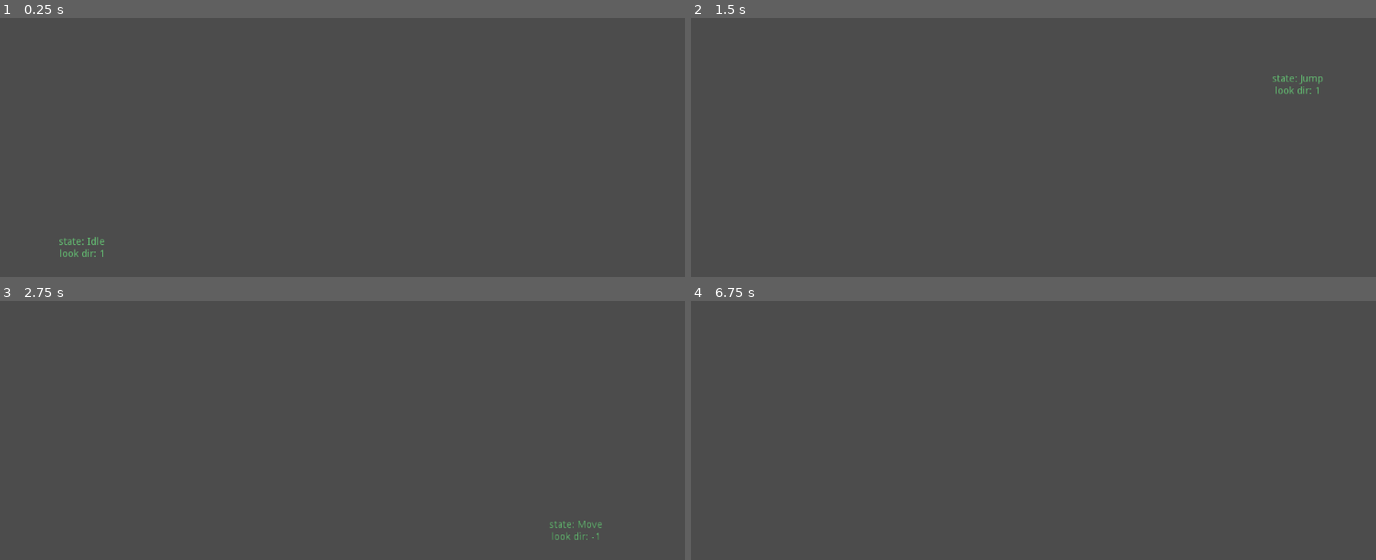
Above: before the commit, frames 1-4 (two rows, left to right).
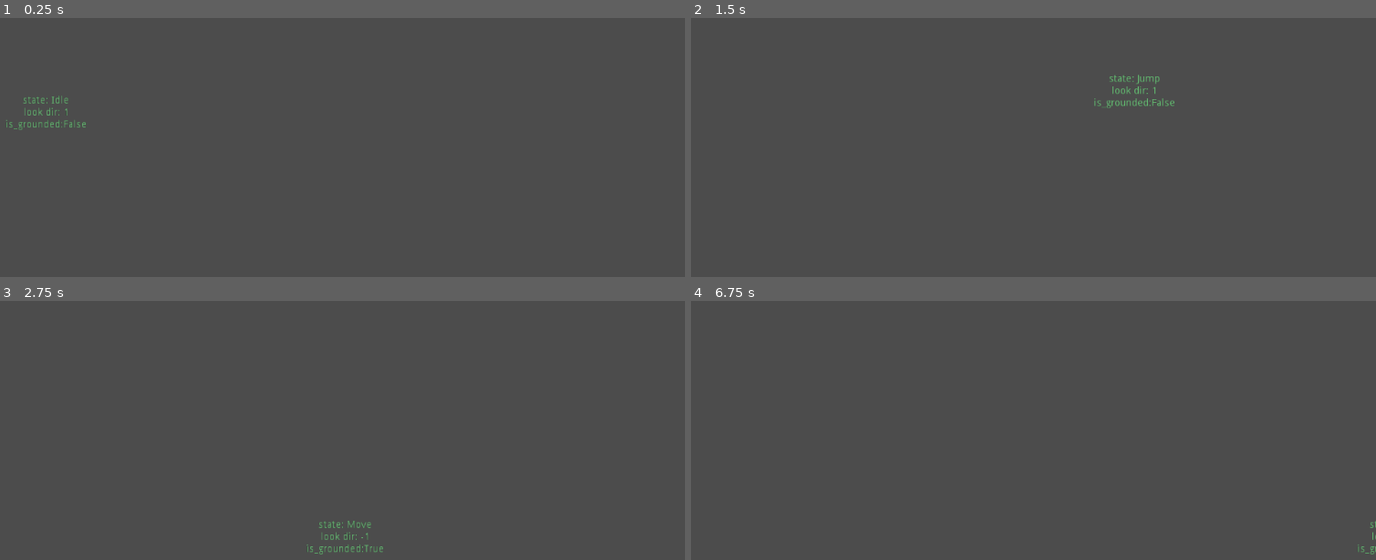
Above: after the commit, the same moments.

Repository: vicious987/slimeboy
Game: Godot game, scene res://Gameworld.tscn
Same seed, same stepped clock (60 frames per second), same inputs: the game is played once before the commit and once after it.
Inputs:
- Up to frame 1 (0.25 s): no input
- Up to frame 2 (1.5 s): hold W (jump) 0.53-1.28 s; hold D (move_right) from 0.53 s (still down); tap W (jump) at 1.35 s
- Up to frame 3 (2.75 s): tap W (jump) at 1.52, 1.82 s; release D (move_right) at 2.03 s; hold A (move_left) from 2.03 s (still down); hold W (jump) from 2.03 s (still down)
- Up to frame 4 (6.75 s): release A (move_left) at 2.78 s; release W (jump) at 2.78 s; hold D (move_right) 2.78-4.28 s; tap W (jump) at 2.85, 3.02, 3.32, 4.35, 4.52, 4.82, 5.85, 6.02, 6.32 s; hold W (jump) 3.53-4.28 s; tap Enter at 4.25, 5.75 s; hold A (move_left) 4.28-5.03 s; tap Space at 5, 6.5 s; hold D (move_right) 5.03-5.78 s; hold W (jump) 5.03-5.78 s; hold A (move_left) from 5.78 s (still down); hold W (jump) from 6.53 s (still down)

The runs differ from the first frame. In frame 1, 0.4% of the frame differs, in the area x 0-16%, y 29-93%; in frame 2, 0.5%, in the area x 58-93%, y 21-35%; in frame 3, 0.4%; in frame 4, less than 0.1%.

Commit message:
add issues/TODO.gd and surface detector for walls and ground

Diff:
--- a/Gameworld.tscn
+++ b/Gameworld.tscn
@@ -8,4 +8,4 @@
 [node name="Map" parent="." instance=ExtResource( 1 )]
 
 [node name="Player" parent="." instance=ExtResource( 2 )]
-position = Vector2( 176, 568 )
+position = Vector2( 125.565, 257.831 )
--- a/KinematicBody2D.gd
+++ b/KinematicBody2D.gd
@@ -1,13 +1,8 @@
 extends KinematicBody2D
 
-
-# Declare member variables here. Examples:
-# var a: int = 2
-# var b: String = "text"
 var mv_sp = 500
 var motion = Vector2()
 
-# Called when the node enters the scene tree for the first time.
 func _ready() -> void:
 	#motion.x = mv_sp
 	pass # Replace with function body.
@@ -17,8 +12,3 @@
 	motion.x = lerp(motion.x, mv_sp, 0.03)
 	move_and_slide(motion, Vector2.UP)
 	print(motion)
-	5.0
-
-# Called every frame. 'delta' is the elapsed time since the previous frame.
-#func _process(delta: float) -> void:
-#	pass
--- /dev/null
+++ b/Node.gd
@@ -0,0 +1,29 @@
+extends Node2D
+
+var rc_ground_left:RayCast2D
+var rc_ground_right:RayCast2D
+var rc_wall_l_upper:RayCast2D
+var rc_wall_l_lower:RayCast2D
+var rc_wall_r_upper:RayCast2D
+var rc_wall_r_lower :RayCast2D
+
+func _ready() -> void:
+	rc_ground_left = $RayCastGroundLeft
+	rc_ground_right = $RayCastGroundRight
+	rc_wall_l_upper = $RayCastLWallUpper
+	rc_wall_l_lower = $RayCastLWallLower
+	rc_wall_r_upper = $RayCastRWallUpper
+	rc_wall_r_lower = $RayCastRWallLower
+
+func is_grounded() -> bool:
+	#return rc_ground_left.is_colliding() or rc_ground_right.is_colliding()
+	return $RayCastGroundRight.is_colliding()
+
+func is_next_to_wall() -> bool:
+	return is_next_to_left_wall() or is_next_to_right_wall()
+
+func is_next_to_left_wall() -> bool:
+	return rc_wall_l_upper.is_colliding() or rc_wall_l_lower.is_colliding()
+
+func is_next_to_right_wall() -> bool:
+	return rc_wall_r_upper.is_colliding() or rc_wall_r_lower.is_colliding()
--- a/Player.gd
+++ b/Player.gd
@@ -12,4 +12,5 @@
 	DEBUG_LABEL.text =  "state: " + str(STATE_MACHINE.current_state.name) + "\n"
 	DEBUG_LABEL.text += "look dir: " + str(look_direction) + "\n"
 	#DEBUG_LABEL.text += "motion: " + str(player_motion) + "\n"
+	DEBUG_LABEL.text += "is_grounded:" + str($KinematicBody2D2/SurfaceDetector.is_grounded())
 	pass
--- a/Player.tscn
+++ b/Player.tscn
@@ -1,10 +1,11 @@
-[gd_scene load_steps=7 format=2]
+[gd_scene load_steps=8 format=2]
 
 [ext_resource path="res://states/StateMachine.gd" type="Script" id=1]
 [ext_resource path="res://Player.gd" type="Script" id=2]
 [ext_resource path="res://states/IdleState.gd" type="Script" id=3]
 [ext_resource path="res://states/MoveState.gd" type="Script" id=4]
 [ext_resource path="res://states/Jump.gd" type="Script" id=5]
+[ext_resource path="res://Node.gd" type="Script" id=6]
 
 [sub_resource type="RectangleShape2D" id=1]
 extents = Vector2( 25, 25 )
@@ -42,3 +43,36 @@
 
 [node name="Jump" type="Node" parent="KinematicBody2D2/States"]
 script = ExtResource( 5 )
+
+[node name="SurfaceDetector" type="Node2D" parent="KinematicBody2D2"]
+script = ExtResource( 6 )
+
+[node name="RayCastGroundLeft" type="RayCast2D" parent="KinematicBody2D2/SurfaceDetector"]
+position = Vector2( 16, 26 )
+enabled = true
+cast_to = Vector2( 0, 2 )
+
+[node name="RayCastGroundRight" type="RayCast2D" parent="KinematicBody2D2/SurfaceDetector"]
+position = Vector2( -16, 26 )
+enabled = true
+cast_to = Vector2( 0, 2 )
+
+[node name="RayCastLWallUpper" type="RayCast2D" parent="KinematicBody2D2/SurfaceDetector"]
+position = Vector2( -26, 16 )
+enabled = true
+cast_to = Vector2( -2, 0 )
+
+[node name="RayCastLWallLower" type="RayCast2D" parent="KinematicBody2D2/SurfaceDetector"]
+position = Vector2( -26, -16 )
+enabled = true
+cast_to = Vector2( -2, 0 )
+
+[node name="RayCastRWallLower" type="RayCast2D" parent="KinematicBody2D2/SurfaceDetector"]
+position = Vector2( 26, 16 )
+enabled = true
+cast_to = Vector2( 2, 0 )
+
+[node name="RayCastRWallUpper" type="RayCast2D" parent="KinematicBody2D2/SurfaceDetector"]
+position = Vector2( 26, -16 )
+enabled = true
+cast_to = Vector2( 2, 0 )
--- /dev/null
+++ b/issues.gd
@@ -0,0 +1,7 @@
+"""
+list of issues to fix
+
+1 : when slime lands from jumping state and goes into move state, the movement
+is reseted to 0, making it look like it stutters :(
+
+"""
--- a/states/IdleState.gd
+++ b/states/IdleState.gd
@@ -9,10 +9,10 @@
 
 	apply_gravity()
 	host.move_and_slide(motion)
-	print(motion)
+	#print(motion)
 
 func enter(host):
-	motion = Vector2.ZERO
+	pass
 
 func exit(host):
 	pass
--- a/states/Jump.gd
+++ b/states/Jump.gd
@@ -2,7 +2,7 @@
 
 export var jump_force:int = 1800
 var final_jump_force = jump_force + max_gravity_speed
-export var horizontal_maneuverability:int = 800
+export var horizontal_maneuverability:int = 600
 
 func enter(host):
 	motion.y = -final_jump_force
@@ -12,12 +12,15 @@
 	update_look_direction(input_direction)
 
 	if host.is_on_floor() and motion.y >= 0:
-		emit_signal("done", "idle")
+		if input_direction:
+			emit_signal("done", "move")
+		else:
+			emit_signal("done", "idle")
 
 	apply_gravity()
 	motion.x = input_direction * horizontal_maneuverability
 	host.move_and_slide(motion, Vector2.UP)
-	print(motion)
+	#print(motion)
 
 func exit(host):
 	pass
--- a/states/MoveState.gd
+++ b/states/MoveState.gd
@@ -20,7 +20,7 @@
 			emit_signal("done", "idle")
 
 	host.move_and_slide(motion, Vector2.UP)
-	print(motion)
+	#print(motion)
 
 func exit(host):
 	pass
--- a/states/State.gd
+++ b/states/State.gd
@@ -2,8 +2,8 @@
 class_name State
 
 #An Interface defining what state class should provide
-#signal for state transition
-signal done(next_state_name)
+
+signal done(next_state_name) #signal for state transition
 
 func enter(host:KinematicBody2D) -> void:
 	return
--- a/states/StateMachine.gd
+++ b/states/StateMachine.gd
@@ -26,3 +26,4 @@
 
 func _physics_process(delta):
 	current_state.update(self, delta)
+	print($SurfaceDetector.is_grounded())
